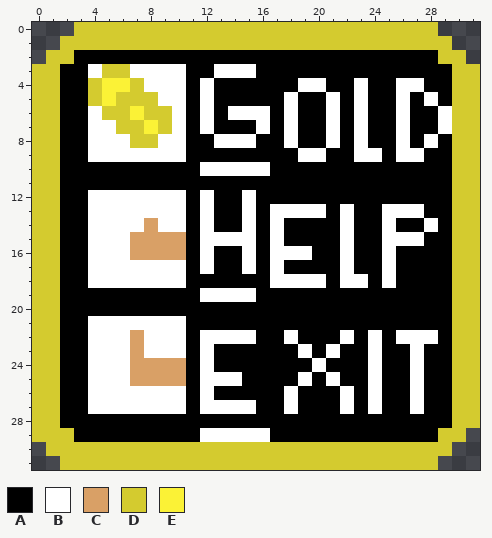
Pixel-art sprite: The Owner/core/assets/ChoiceBanner.png. The picture above was drawn from the file before the commit.
The file is 32x32 pixels. Colours within 5 levels of each other are drawn and written as one.
Palette (. is transparent): A #000000  B #ffffff  C #d9a066  D #d4cb2f  E #fbf236
Pixels before, first column x 0:
 0 ...DDDDDDDDDDDDDDDDDDDDDDDDDD...
 1 ..DDDDDDDDDDDDDDDDDDDDDDDDDDDD..
 2 .DDAAAAAAAAAAAAAAAAAAAAAAAAAADD.
 3 DDAABDDBBBBAABBBAAAAAAAAAAAAAADD
 4 DDAADEEDBBBABAAAAAABBAABAABBAADD
 5 DDAADEDDDBBABAAAAABAABABAABABADD
 6 DDAABDDEDDBABABBBABAABABAABAABDD
 7 DDAABBDDEDBABAAABABAABABAABAABDD
 8 DDAABBBDDBBAABBBAABAABABAABABADD
 9 DDAABBBBBBBAAAAAAAABBAABBABBAADD
10 DDAAAAAAAAAABBBBBAAAAAAAAAAAAADD
11 DDAAAAAAAAAAAAAAAAAAAAAAAAAAAADD
12 DDAABBBBBBBABAABAAAAAAAAAAAAAADD
13 DDAABBBBBBBABAABABBBBABAABBBAADD
14 DDAABBBBCBBABAABABAAAABAABAABADD
15 DDAABBBCCCCABBBBABAAAABAABBBAADD
16 DDAABBBCCCCABAABABBBAABAABAAAADD
17 DDAABBBBBBBABAABABAAAABAABAAAADD
18 DDAABBBBBBBAAAAAABBBBABBABAAAADD
19 DDAAAAAAAAAABBBBAAAAAAAAAAAAAADD
20 DDAAAAAAAAAAAAAAAAAAAAAAAAAAAADD
21 DDAABBBBBBBAAAAAAAAAAAAAAAAAAADD
22 DDAABBBCBBBABBBBAABAAABABABBBADD
23 DDAABBBCBBBABAAAAAABABAABAABAADD
24 DDAABBBCCCCABAAAAAAABAAABAABAADD
25 DDAABBBCCCCABBBAAAABABAABAABAADD
26 DDAABBBBBBBABAAAAABAAABABAABAADD
27 DDAABBBBBBBABBBBAABAAABABAABAADD
28 DDAAAAAAAAAAAAAAAAAAAAAAAAAAAADD
29 DDDAAAAAAAAABBBBBAAAAAAAAAAAADD.
30 .DDDDDDDDDDDDDDDDDDDDDDDDDDDDD..
31 ..DDDDDDDDDDDDDDDDDDDDDDDDDDD...
After:
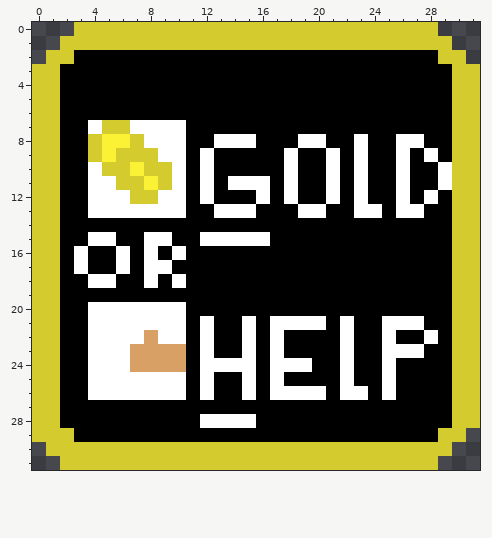
The edit:
Changed rows in their new state; - is an unchanged pixel.
first column x 3:
 3 -AAAAAAA--AAA--------------
 4 -AAAAAAA-A------AA--A--AA--
 5 -AAAAAAA-A-----A--A-A--A-A-
 6 -AAAAAAA-A-AAA-A--A-A--A--A
 7 --D-BBB--A---A-A--A-A--A--A
 8 -DEE-B---------ABBA-----BA-
 9 -DEDDD---B-----BAAB--A--AB-
10 -BDDEDDB--AAAA-B--B-B--B--B
11 -BBDDEDB-B-BBB-B--B-B--B--B
12 ----DD------AB-B--B-B--B-B-
13 ---------ABB--AA---ABBA----
14 -AAAAAAA-A--A-A----A--A--A-
15 ---AABBA-----BA----A--AAA--
16 BAA-ABAB-A--A-AAA--A--A----
17 BAA-A--A-A--A-A----A--A----
18 ---AA-A-------AAAA-AA-A----
19 ---------AAAA--------------
20 -BBBBBBB-------------------
21 ---------B--B-BBBB-B--BBB--
22 ----BC----AA--BA-----ABAA--
23 -----CCC----B-B-A-AB-ABB---
24 ----------BBB-BBBA-B-AB-A--
25 ----BBBB--AAB-B-A-AB-AB-A--
26 ------------B-B-BB--BAB-A--
27 -AAAAAAA-AAAA--A---A-A--A--
28 ---------BBBB--------------
29 ---------AAAAA-------------
Boxes around the changes in both pictures, in picture pixels (x1, y1, x2, y2):
changed: (74, 64, 452, 442)
